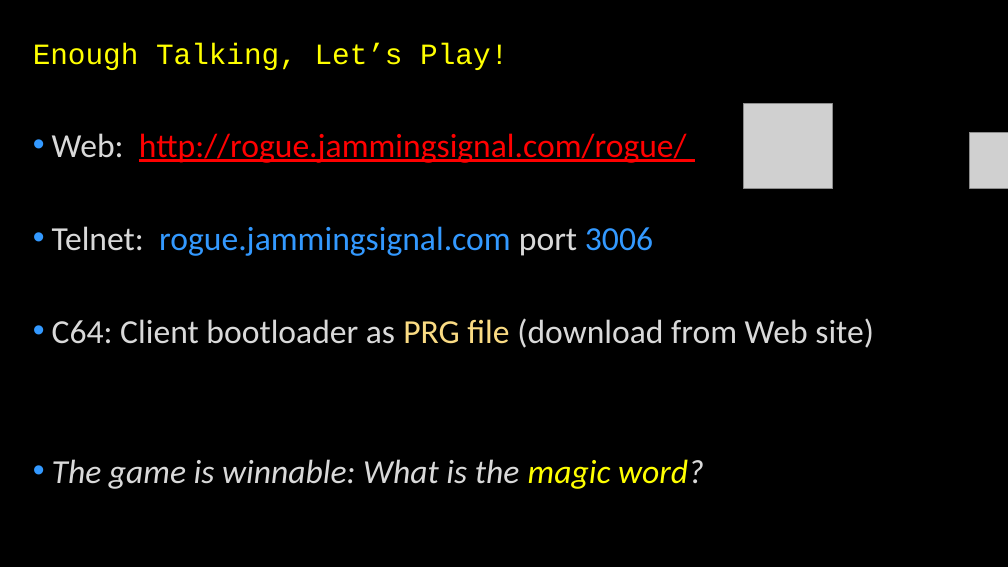
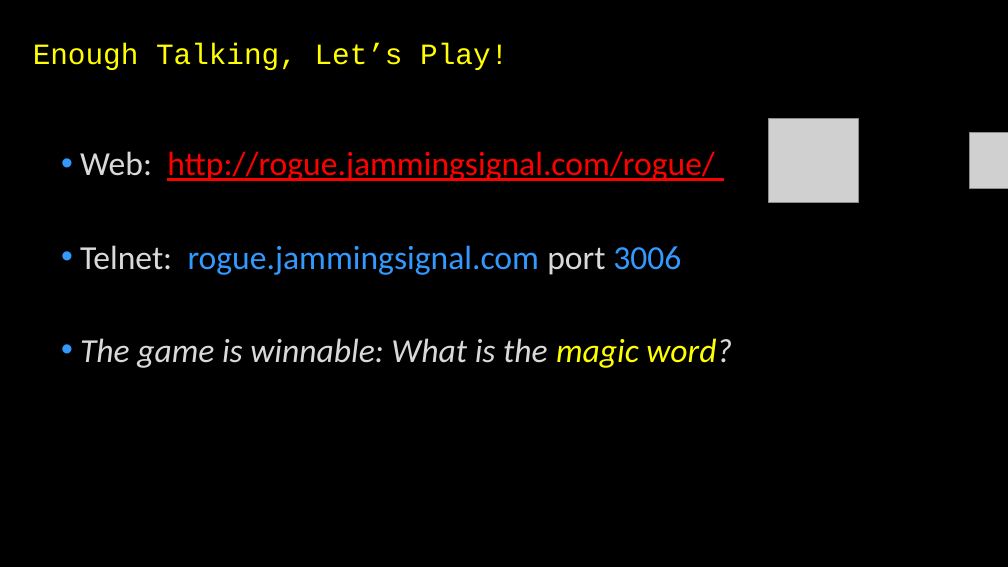
Before and after one commit to LeifBloomquist/MultiRogueLike, a slide deck: slide 10 of Docs/Presentations/Leif Roguelike Celebration 2020.pptx (slide 11 before the commit). Drawn at 1008x567 pixels with LibreOffice and Linux fonts; fonts in the diff are those of the drawing; grey boxes stand for pictures. Boxes give left, top, right and bottom in pixels: in the first picture for what was removed or moved away, otherwise in the second. Text is boxed around its words. In the diff, an @@ line names an element or a change of style, - is before the commit and + after.

```diff
--- a/Docs/Presentations/Leif Roguelike Celebration 2020.pptx
+++ b/Docs/Presentations/Leif Roguelike Celebration 2020.pptx
@@ picture: place and size @@
-picture at (743,104,833,188)
+picture at (769,118,858,203)
@@ text "Web: http://rogue.jammingsignal.com/rogue/": place and size @@
-text "Web: http://rogue.jammingsignal.com/rogue/" at (52,133,874,489)
+text "Web: http://rogue.jammingsignal.com/rogue/" at (80,151,732,368)
@@ text at (52,318,874,348): paragraph removed @@
-• C64: Client bootloader as PRG file (download from Web site)
```
Also in this commit, not shown: 6 other slides changed, 1 slide removed, 8 other files.
